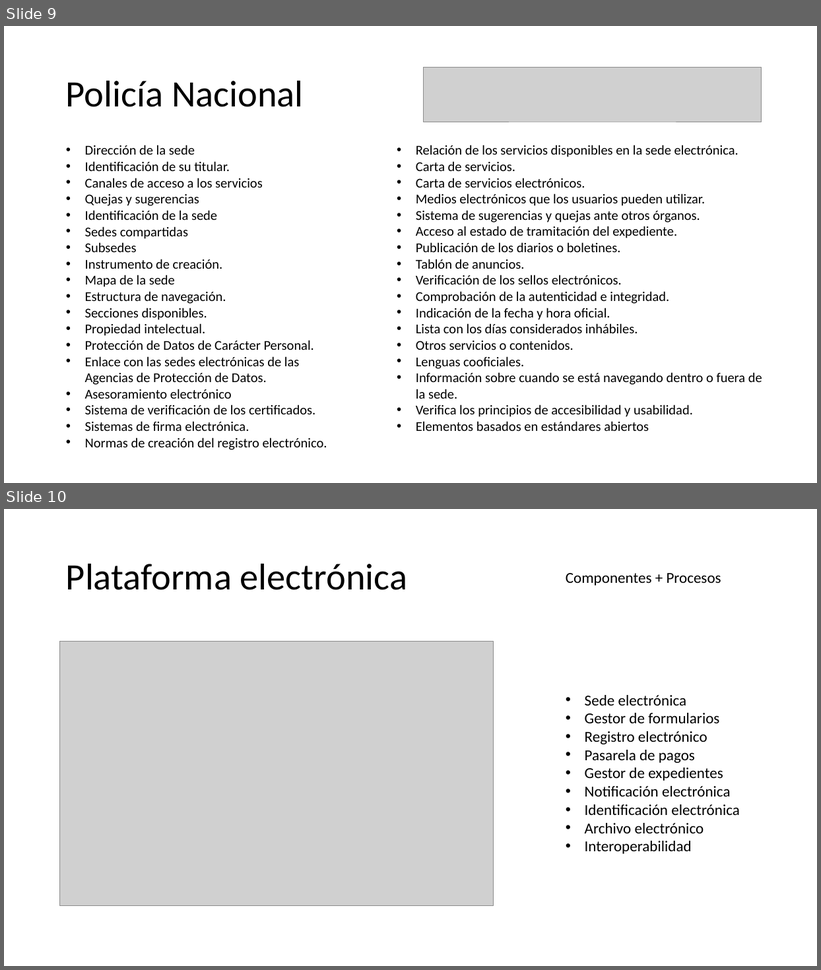
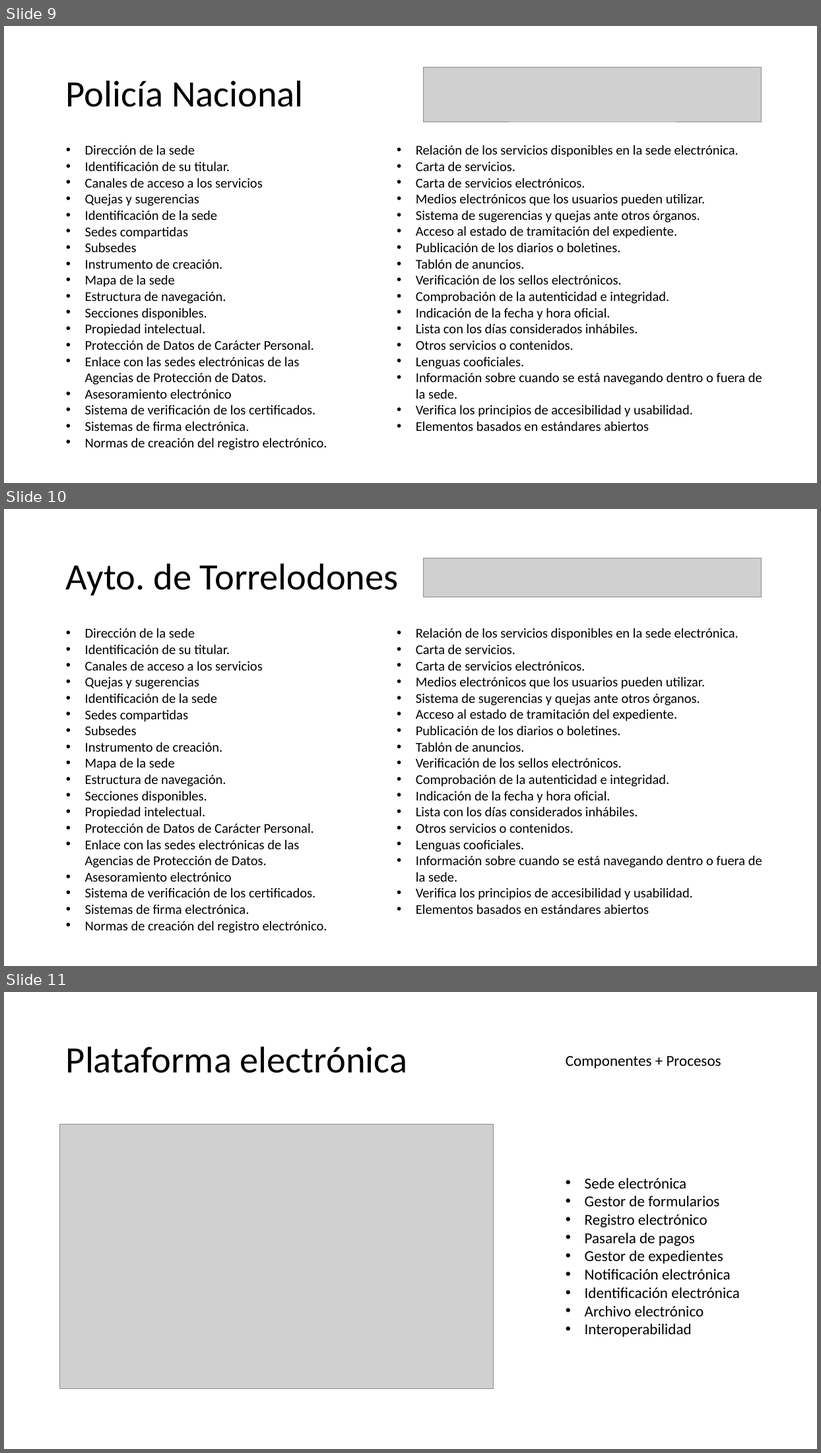
Before and after one commit to JuanCasado/SISTEMAS_EMPRESARIALES, a slide deck: P2/ppt.pptx. Shown one above the other, each under a label of ours: slides 9 and 10 before the commit, slides 9, 10 and 11 after it. The pictures are 821x970 and 821x1453 pixels, drawn with LibreOffice and Linux fonts; fonts in the diff are those of the drawing; grey boxes stand for pictures; background and template pictures are left out. Boxes give left, top, right and bottom in pixels: in the first picture for what was removed or moved away, otherwise in the second. Text is boxed around its words. In the diff, an @@ line names an element or a change of style, - is before the commit and + after.

```diff
--- a/P2/ppt.pptx
+++ b/P2/ppt.pptx
@@ slide 10 added at bbox=[4, 509, 817, 966], background #FFFFFF @@
@@ title added at bbox=[66, 563, 399, 595], 44 pt, text #000000 @@
+Ayto. de Torrelodones
@@ picture added at bbox=[424, 558, 761, 597] @@
@@ text added at bbox=[85, 628, 327, 933], 16 pt, text #000000 @@
+• Dirección de la sede
+• Identificación de su titular.
+• Canales de acceso a los servicios
+• Quejas y sugerencias
+• Identificación de la sede
+• Sedes compartidas
+• Subsedes
+• Instrumento de creación.
+• Mapa de la sede
+• Estructura de navegación.
+• Secciones disponibles.
+• Propiedad intelectual.
+• Protección de Datos de Carácter Personal.
+• Enlace con las sedes electrónicas de las Agencias de Protección de Datos.
+• Asesoramiento electrónico
+• Sistema de verificación de los certificados.
+• Sistemas de firma electrónica.
+• Normas de creación del registro electrónico.
@@ text added at bbox=[416, 628, 762, 914], 16 pt, text #000000 @@
+• Relación de los servicios disponibles en la sede electrónica.
+• Carta de servicios.
+• Carta de servicios electrónicos.
+• Medios electrónicos que los usuarios pueden utilizar.
+• Sistema de sugerencias y quejas ante otros órganos.
+• Acceso al estado de tramitación del expediente.
+• Publicación de los diarios o boletines.
+• Tablón de anuncios.
+• Verificación de los sellos electrónicos.
+• Comprobación de la autenticidad e integridad.
+• Indicación de la fecha y hora oficial.
+• Lista con los días considerados inhábiles.
+• Otros servicios o contenidos.
+• Lenguas cooficiales.
+• Información sobre cuando se está navegando dentro o fuera de la sede.
+• Verifica los principios de accesibilidad y usabilidad.
+• Elementos basados en estándares abiertos
@@ what was slide 10 is now slide 11 @@
```
Also in this commit, not shown: 2 slides changed.
